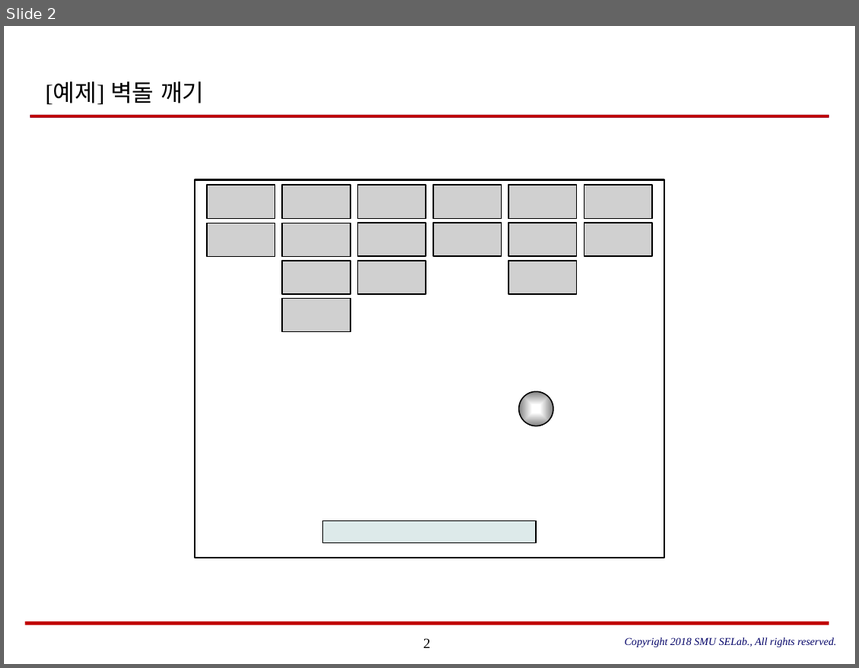
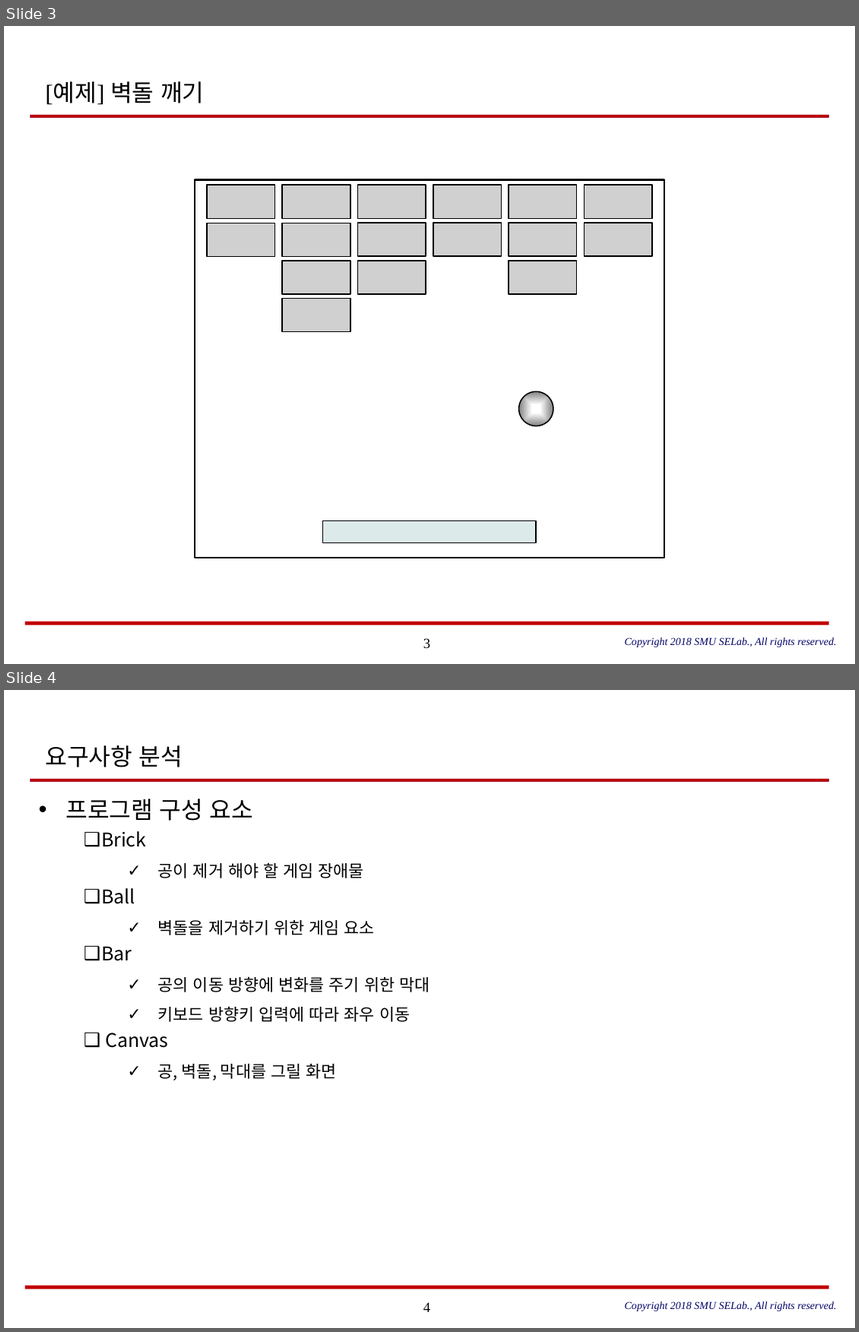
Before and after one commit to SungPilHan/brick_crush, a slide deck: Doc/[OOP] Brick Breaker_최종.pptx. Shown one above the other, each under a label of ours: slide 2 before the commit, slides 3 and 4 after it. The pictures are 859x668 and 859x1332 pixels, drawn with LibreOffice and Linux fonts; fonts in the diff are those of the drawing; grey boxes stand for pictures. Boxes give left, top, right and bottom in pixels: in the first picture for what was removed or moved away, otherwise in the second. Text is boxed around its words. In the diff, an @@ line names an element or a change of style, - is before the commit and + after.

```diff
--- a/Doc/[OOP] Brick Breaker_최종.pptx
+++ b/Doc/[OOP] Brick Breaker_최종.pptx
@@ slide 4 added at bbox=[4, 690, 855, 1328], background #FFFFFF; not listed: 4 template elements that a slide beside it also shows @@
@@ title added at bbox=[45, 745, 183, 768], 20 pt, text #000000 @@
+요구사항 분석
@@ text added at bbox=[66, 799, 430, 1081], 14 pt, text #000000 @@
+• 프로그램 구성 요소
+  ❑ Brick
+    ✓ 공이 제거 해야 할 게임 장애물
+  ❑ Ball
+    ✓ 벽돌을 제거하기 위한 게임 요소
+  ❑ Bar
+    ✓ 공의 이동 방향에 변화를 주기 위한 막대
+    ✓ 키보드 방향키 입력에 따라 좌우 이동
+  ❑ Canvas
+    ✓ 공, 벽돌, 막대를 그릴 화면
@@ text added at bbox=[625, 1302, 836, 1312], 9 pt, text #000066, italic @@
+Copyright 2018 SMU SELab., All rights reserved.
@@ what was slide 2 is now slide 3 @@
@@ page number at bbox=[424, 639, 430, 648]: text changed @@
-2
+3
```
Also in this commit, not shown: 10 slides changed, 5 other slides added, 2 slides removed.
